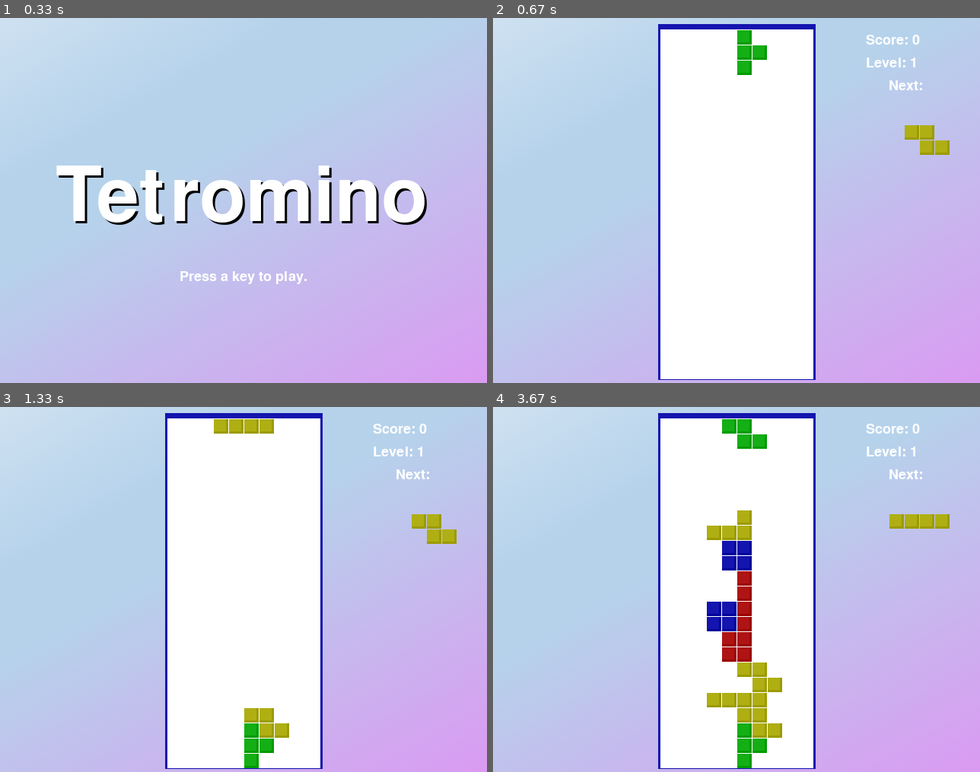
Above: before the commit, frames 1-4 (two rows, left to right).
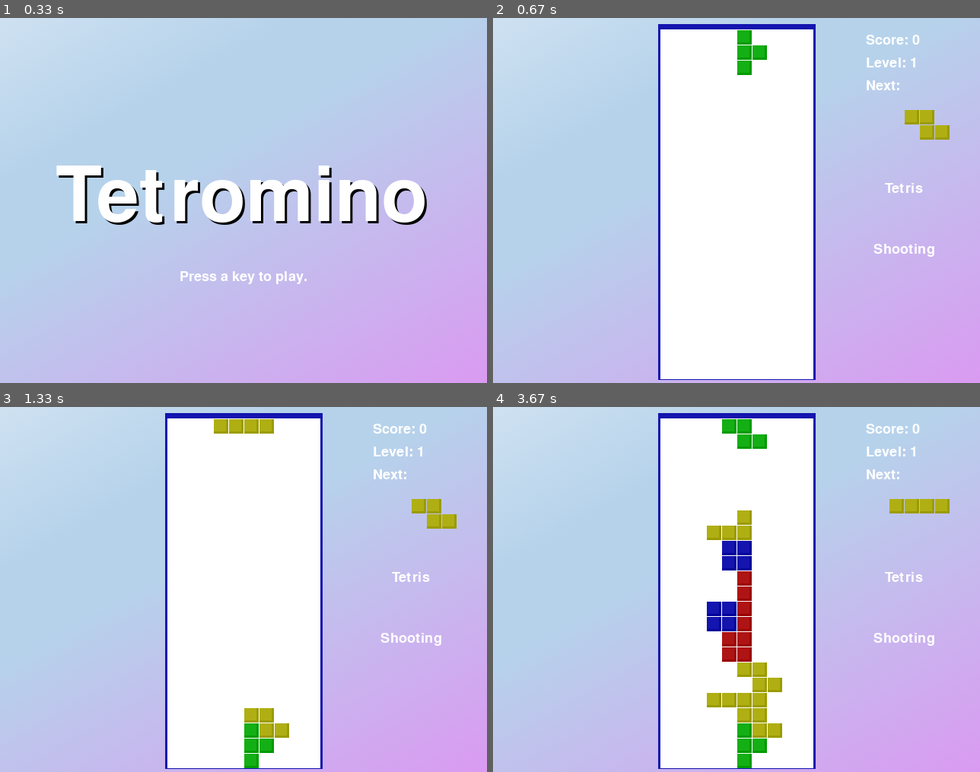
Above: after the commit, the same moments.

Repository: jinhalim/pygame.github.io
Game: pygame game, started from tetrs_pygame/newpygame/tetromino.py
Same seed, same stepped clock (60 frames per second), same inputs: the game is played once before the commit and once after it.
Inputs (mouse positions are in pixels of both pictures, inside the frame that each line leads up to):
- Up to frame 1 (0.33 s): no input
- Up to frame 2 (0.67 s): tap Enter at 0.33 s
- Up to frame 3 (1.33 s): tap Space at 0.67, 1.07 s; hold Right from 1 s (still down); move the mouse to (92, 534) at 1.03 s
- Up to frame 4 (3.67 s): tap Space at 1.37, 1.9, 2.2, 2.4, 2.7, 2.97, 3.3 s; release Right at 1.47 s; hold Right 1.83-2.3 s; move the mouse to (794, 622) at 1.87 s; hold Left 2.33-2.87 s; move the mouse to (746, 465) at 2.37 s; hold Down 2.9-3.2 s; move the mouse to (561, 578) at 2.93 s; hold Left 3.23-3.63 s; move the mouse to (741, 629) at 3.27 s

Frame 1 is identical in both runs. In frame 2, 1.1% of the frame differs, in the area x 76-94%, y 17-66%; in frame 3, 1.1%; in frame 4, 1.4%.

Commit message:
mode 창

Diff:
--- a/tetrs_pygame/newpygame/tetromino.py
+++ b/tetrs_pygame/newpygame/tetromino.py
@@ -151,7 +151,8 @@
           'T': T_SHAPE_TEMPLATE}
 
 bg_image = pygame.image.load("bgimg.png")
-
+mousex = 0
+mousey = 0
 def main():
     global FPSCLOCK, DISPLAYSURF, BASICFONT, BIGFONT
     pygame.init()
@@ -186,8 +187,7 @@
     score = 0
     level, fallFreq = calculateLevelAndFallFreq(score)
 
-    mousex = 0
-    mousey = 0
+
 
 
     fallingPiece = getNewPiece()
@@ -297,6 +297,7 @@
         drawBoard(board)
         drawStatus(score, level)
         drawNextPiece(nextPiece)
+        changemode()
         if fallingPiece != None:
             drawPiece(fallingPiece)
 
@@ -514,13 +515,36 @@
     # draw the "next" text
     nextSurf = BASICFONT.render('Next:', True, TEXTCOLOR)
     nextRect = nextSurf.get_rect()
-    nextRect.topleft = (WINDOWWIDTH - 120, 80)
+    nextRect.topleft = (WINDOWWIDTH - 150, 80)
     DISPLAYSURF.blit(nextSurf, nextRect)
     # draw the "next" piece
-    drawPiece(piece, pixelx=WINDOWWIDTH-120, pixely=100)
-
-# def changemode():
-
+    drawPiece(piece, pixelx=WINDOWWIDTH-120, pixely=80)
+
+def changemode():
+
+    mode1 = BASICFONT.render('Tetris', True, TEXTCOLOR)
+    modeRect1 = mode1.get_rect()
+    modeRect1.topleft = (WINDOWWIDTH - 125, 215)
+    DISPLAYSURF.blit(mode1, modeRect1)
+
+    mode2 = BASICFONT.render('Shooting', True, TEXTCOLOR)
+    modeRect2 = mode2.get_rect()
+    modeRect2.topleft = (WINDOWWIDTH - 140, 295)
+    DISPLAYSURF.blit(mode2, modeRect2)
+
+    if inarea(WINDOWWIDTH - 155, 200, 110, 50):
+        pygame.draw.rect(DISPLAYSURF, BLUE, (WINDOWWIDTH - 155, 200, 110, 50),5)# 1사각형을 그린다 (왼쪽, 위, 너비, 높이 순)
+    elif inarea(WINDOWWIDTH - 155, 200, 110, 50):
+        pygame.draw.rect(DISPLAYSURF, BLUE, (WINDOWWIDTH - 155, 200, 110, 50),5)# 2사각형을 그린다 (왼쪽, 위, 너비, 높이 순)
+
+def inarea(rectx, recty ,width ,height):
+    for x in range(rectx, rectx+width ):
+        for y in range(recty, recty+height):
+            if ((mousex >= 535) and (mousey >= 222)):
+                print("yes")
+                return True
+            else:
+                return False
 
 if __name__ == '__main__':
     main()
